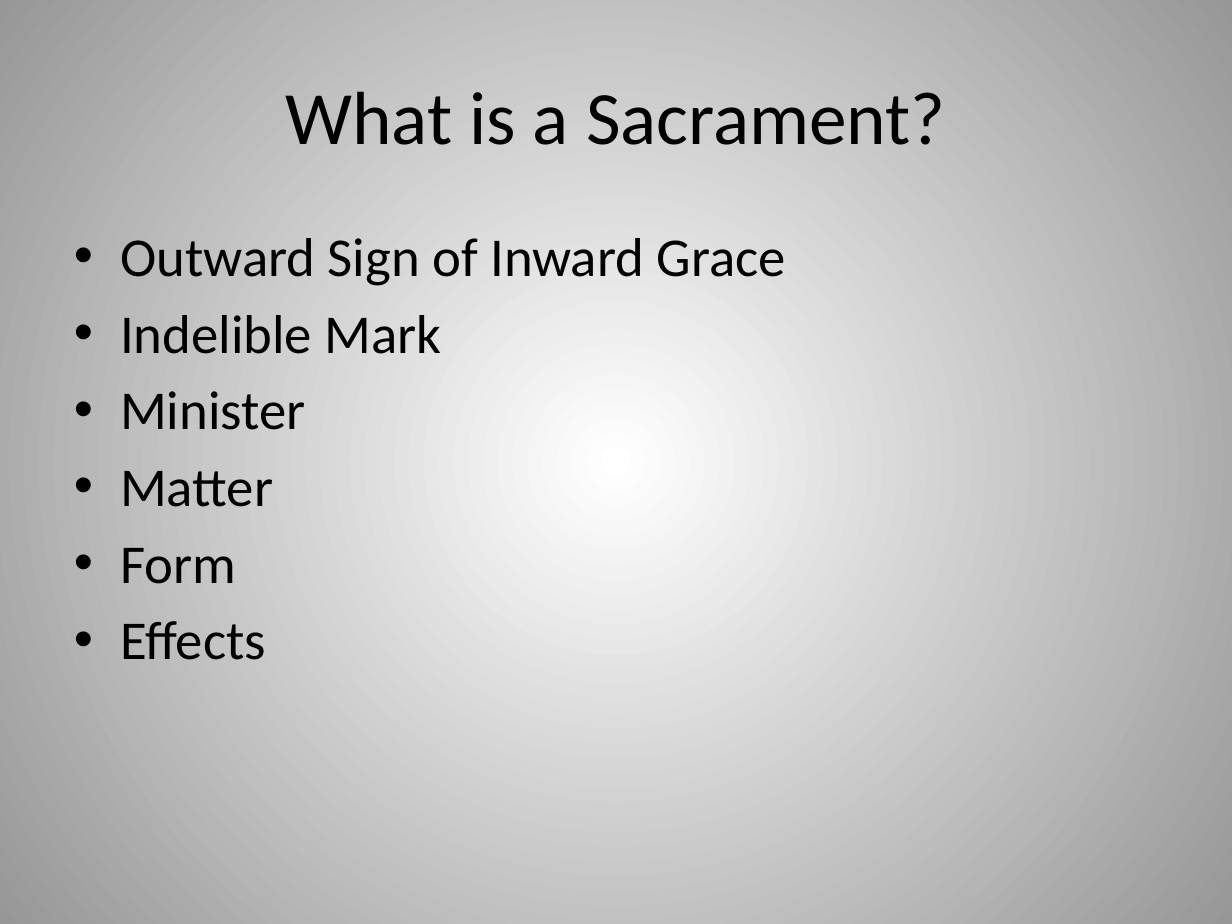
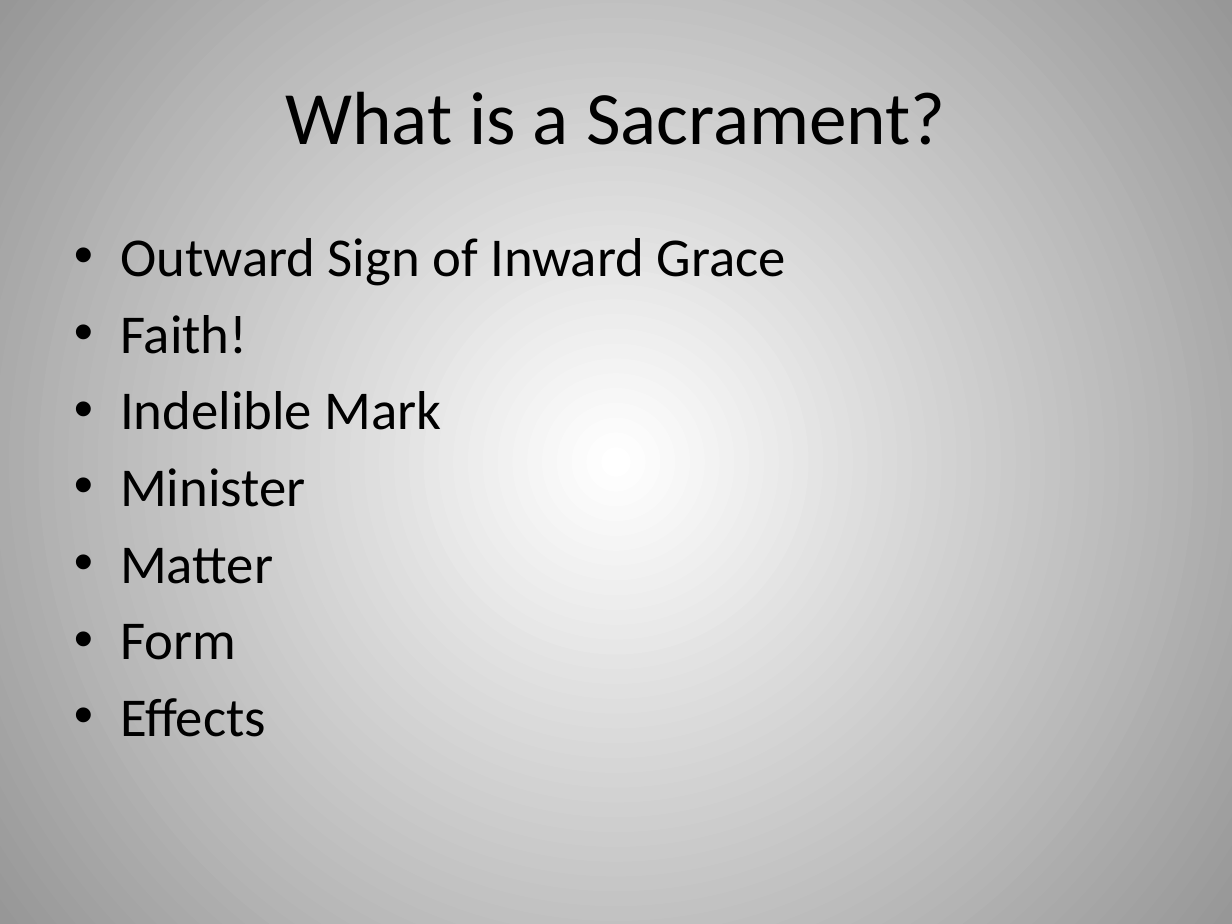
Before and after one commit to chadmyers/junkdrawer, a slide deck: slide 10 of baptismclass/Baptism.pptx. Drawn at 1232x924 pixels with LibreOffice and Linux fonts; fonts in the diff are those of the drawing. Boxes give left, top, right and bottom in pixels: in the first picture for what was removed or moved away, otherwise in the second. Text is boxed around its words. In the diff, an @@ line names an element or a change of style, - is before the commit and + after.

Commit message:
Added a few more scripture references, add 'Faith' as requirement of sacrament

```diff
--- a/baptismclass/Baptism.pptx
+++ b/baptismclass/Baptism.pptx
@@ text at bbox=[120, 315, 247, 354]: paragraph added @@
+• Faith!
```
Also in this commit, not shown: 3 other slides changed.
